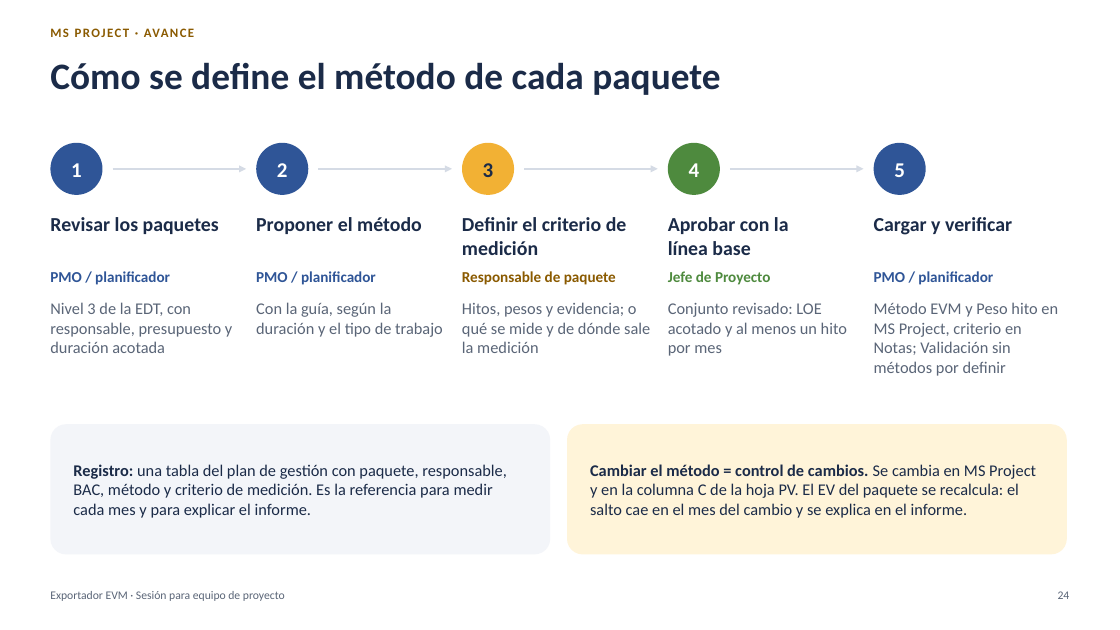
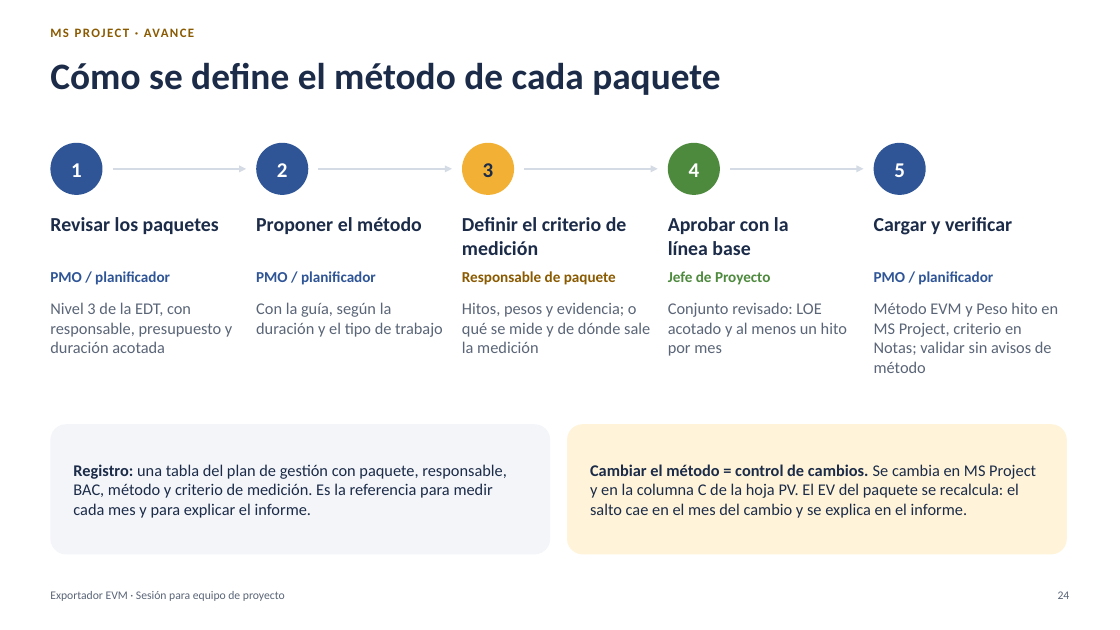
Before and after one commit to MarceloSalazar/evm-automation, a slide deck: slide 24 of docs/presentacion-jefes-de-proyecto.pptx. Drawn at 1120x630 pixels with LibreOffice and Linux fonts; fonts in the diff are those of the drawing. Boxes give left, top, right and bottom in pixels: in the first picture for what was removed or moved away, otherwise in the second. Text is boxed around its words. In the diff, an @@ line names an element or a change of style, - is before the commit and + after.

Commit message:
Revisión de coherencia de la documentación y la presentación
- validar y generar-fichas en el README, el índice, el proceso de reporte,
  el tutorial, varios archivos, multi-empresa, el glosario y la presentación.
- Cierre mensual en el mismo orden en todos los documentos: fecha de estado,
  avance, reprogramación y validar.
- Detalles que no coincidían con el programa: --nivel-max en actualizar,
  valores por defecto de las opciones, códigos de salida de validar, peso de
  las tareas con distribucion = "calendario", feriados con XML, mes 1, filas
  -D, campo Visible después de generar, Cronograma Ganado y análisis de un
  mes anterior.
- Presentación: ejemplo de % Completado con hitos que pesan 100, pestañas
  % PV y % EV, extracto actual de la hoja AC, validar en el proceso; PDF
  regenerado.
- Plantillas de tickets sin --solo ev y con generar-fichas (parte de #18);
  punto de cambio de versión en la plantilla de Pull Request.

```diff
--- a/docs/presentacion-jefes-de-proyecto.pptx
+++ b/docs/presentacion-jefes-de-proyecto.pptx
@@ text at (874,302,1058,373): text changed @@
-Método EVM y Peso hito en MS Project, criterio en Notas; Validación sin métodos por definir
+Método EVM y Peso hito en MS Project, criterio en Notas; validar sin avisos de método
```
Also in this commit, not shown: 18 other slides changed, 29 other files.
